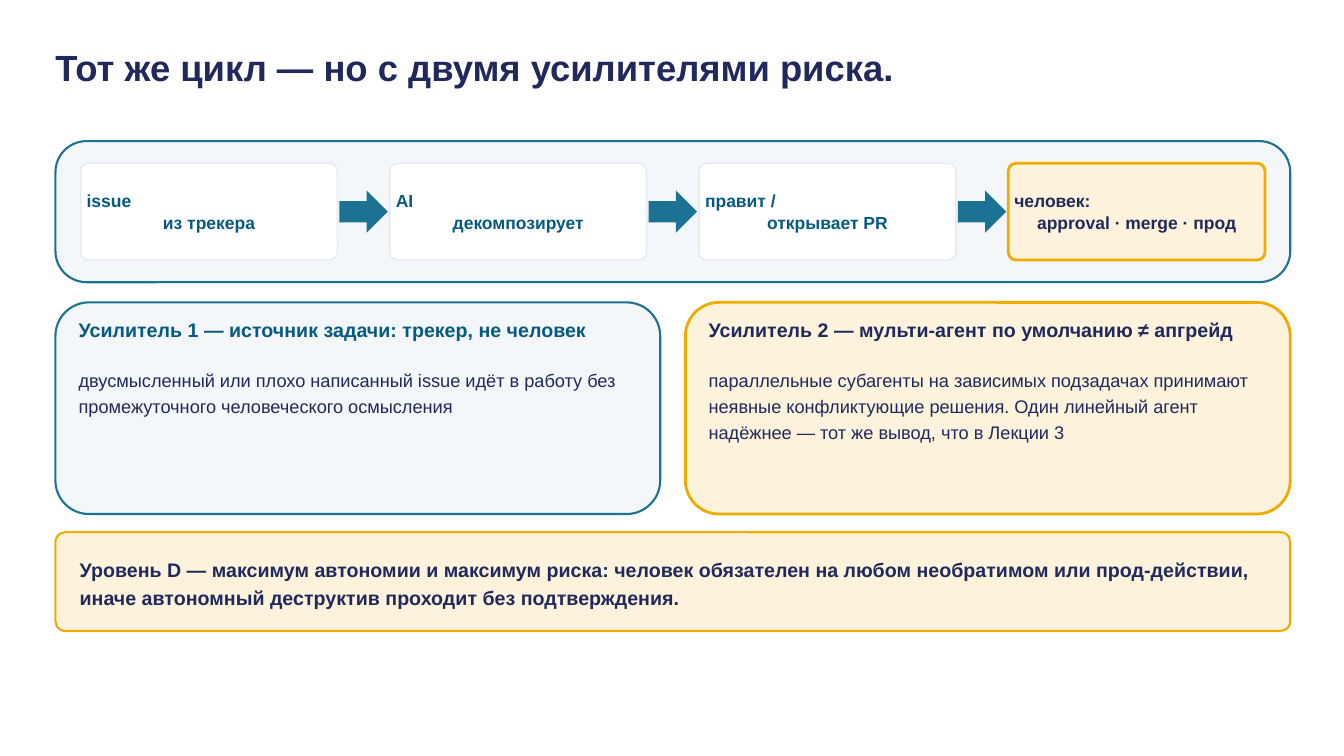
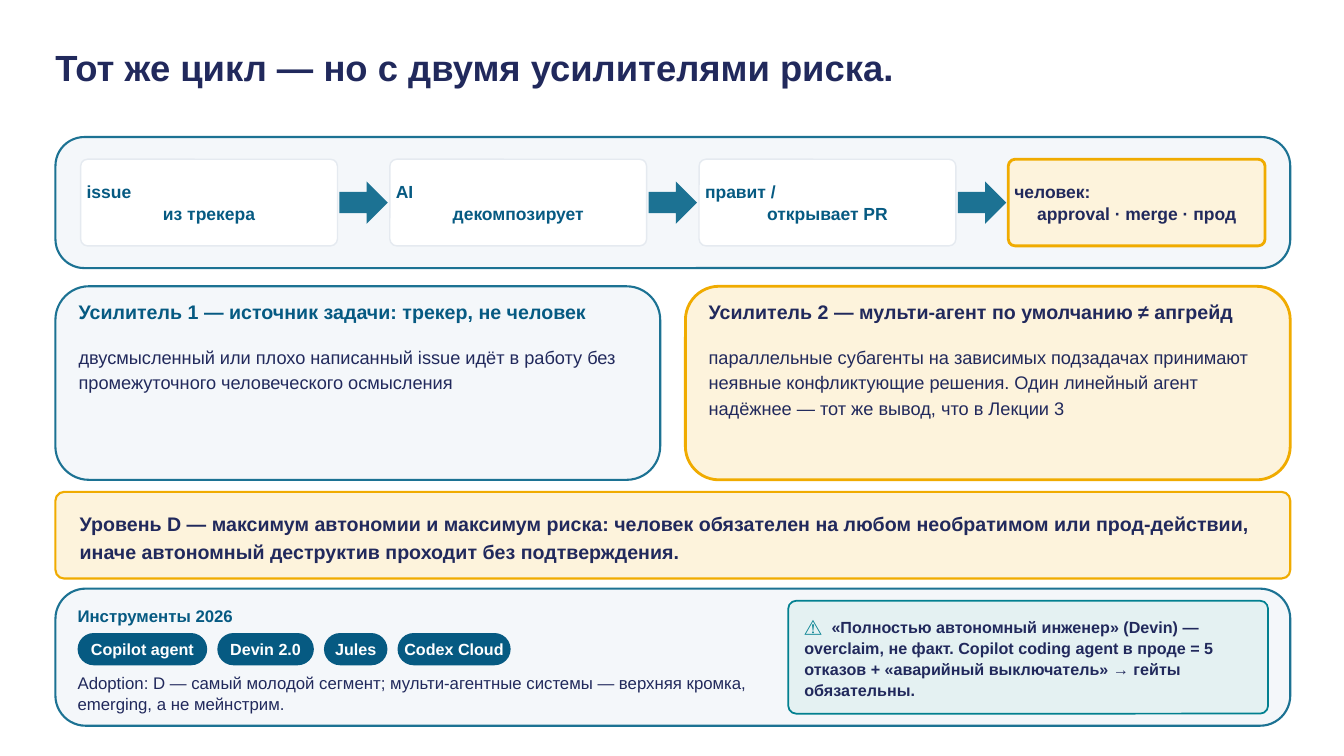
Before and after one commit to tellina-study/AI-usage-lessons, a slide deck: slide 16 of library/lectures/lec-04/rendered/lec-04.pptx. Drawn at 1344x756 pixels with LibreOffice and Linux fonts; fonts in the diff are those of the drawing. Boxes give left, top, right and bottom in pixels: in the first picture for what was removed or moved away, otherwise in the second. Text is boxed around its words. In the diff, an @@ line names an element or a change of style, - is before the commit and + after.

```diff
--- a/library/lectures/lec-04/rendered/lec-04.pptx
+++ b/library/lectures/lec-04/rendered/lec-04.pptx
@@ rounded rectangle: place and size @@
-rounded rectangle at <box>55,141,1291,282</box>
+rounded rectangle at <box>55,137,1291,268</box>
@@ rounded rectangle: place and size @@
-rounded rectangle at <box>81,163,338,260</box>
+rounded rectangle at <box>81,159,338,246</box>
@@ text "issue из трекера": place and size @@
-text "issue из трекера" at <box>87,194,255,233</box>
+text "issue из трекера" at <box>87,185,255,224</box>
@@ rounded rectangle: place and size @@
-rounded rectangle at <box>390,163,647,260</box>
+rounded rectangle at <box>390,159,647,246</box>
@@ text "AI декомпозирует": place and size @@
-text "AI декомпозирует" at <box>396,195,584,233</box>
+text "AI декомпозирует" at <box>396,186,584,224</box>
@@ rounded rectangle: place and size @@
-rounded rectangle at <box>699,163,956,260</box>
+rounded rectangle at <box>699,159,956,246</box>
@@ text "правит / открывает PR": place and size @@
-text "правит / открывает PR" at <box>705,197,887,233</box>
+text "правит / открывает PR" at <box>705,188,887,224</box>
@@ rounded rectangle: place and size @@
-rounded rectangle at <box>1008,163,1265,260</box>
+rounded rectangle at <box>1008,159,1265,246</box>
@@ text "человек: approval · merge · ...": place and size @@
-text "человек: approval · merge · ..." at <box>1014,197,1236,233</box>
+text "человек: approval · merge · ..." at <box>1014,188,1236,224</box>
@@ 3 right arrows: place and size @@
-3 right arrows at <box>340,191,1006,233</box>
+3 right arrows at <box>340,181,1006,224</box>
@@ rounded rectangle: place and size @@
-rounded rectangle at <box>55,302,660,514</box>
+rounded rectangle at <box>55,286,660,480</box>
@@ rounded rectangle at <box>55,286,660,480</box>: proportions changed @@
@@ text "Усилитель 1 — источник задачи: ...": place and size @@
-text "Усилитель 1 — источник задачи: ..." at <box>79,323,586,341</box>
+text "Усилитель 1 — источник задачи: ..." at <box>79,305,586,323</box>
@@ rounded rectangle at <box>686,286,1291,480</box>: proportions changed @@
@@ rounded rectangle: place and size @@
-rounded rectangle at <box>686,302,1291,514</box>
+rounded rectangle at <box>686,286,1291,480</box>
@@ text "Усилитель 2 — мульти-агент по ...": place and size @@
-text "Усилитель 2 — мульти-агент по ..." at <box>709,322,1232,341</box>
+text "Усилитель 2 — мульти-агент по ..." at <box>709,304,1232,323</box>
@@ text "двусмысленный или плохо написанный issue ...": place and size @@
-text "двусмысленный или плохо написанный issue ..." at <box>79,373,615,417</box>
+text "двусмысленный или плохо написанный issue ..." at <box>79,350,615,393</box>
@@ text "двусмысленный или плохо написанный issue ..." at <box>79,350,615,393</box>: line spacing 1.2 to 1.16 @@
@@ text "параллельные субагенты на зависимых подзадачах ..." at <box>709,350,1248,419</box>: line spacing 1.2 to 1.16 @@
@@ text "параллельные субагенты на зависимых подзадачах ...": place and size @@
-text "параллельные субагенты на зависимых подзадачах ..." at <box>709,373,1248,443</box>
+text "параллельные субагенты на зависимых подзадачах ..." at <box>709,350,1248,419</box>
@@ rounded rectangle: place and size @@
-rounded rectangle at <box>55,532,1291,631</box>
+rounded rectangle at <box>55,492,1291,579</box>
@@ text "Уровень D — максимум автономии ...": place and size @@
-text "Уровень D — максимум автономии ..." at <box>80,562,1248,609</box>
+text "Уровень D — максимум автономии ..." at <box>80,516,1248,563</box>
@@ rounded rectangle added at <box>55,589,1291,726</box>, fill #F4F7FA, outline #1C7293 1.5 pt @@
@@ text added at <box>78,610,233,626</box>, 12 pt, text #065A82, bold @@
+Инструменты 2026
@@ rounded rectangle added at <box>788,601,1268,714</box>, fill #E4F1F2, outline #028090 1.25 pt @@
@@ text added at <box>804,621,1213,696</box>, 11.5 pt, text #21295C, bold @@
+⚠ «Полностью автономный инженер» (Devin) — overclaim, не факт. Copilot coding agent в проде = 5 отказов + «аварийный выключатель» → гейты обязательны.
@@ rounded rectangle added at <box>78,633,208,665</box>, fill #065A82, 11.5 pt, text #FFFFFF, bold @@
+Copilot agent
@@ rounded rectangle added at <box>218,633,315,665</box>, fill #065A82, 11.5 pt, text #FFFFFF, bold @@
+Devin 2.0
@@ rounded rectangle added at <box>324,633,387,665</box>, fill #065A82, 11.5 pt, text #FFFFFF, bold @@
+Jules
@@ rounded rectangle added at <box>397,633,510,665</box>, fill #065A82, 11.5 pt, text #FFFFFF, bold @@
+Codex Cloud
@@ text added at <box>78,676,746,714</box>, 12 pt, text #21295C @@
+Adoption: D — самый молодой сегмент; мульти-агентные системы — верхняя кромка, emerging, а не мейнстрим.
```
Also in this commit, not shown: 3 other slides changed, 18 other files.
